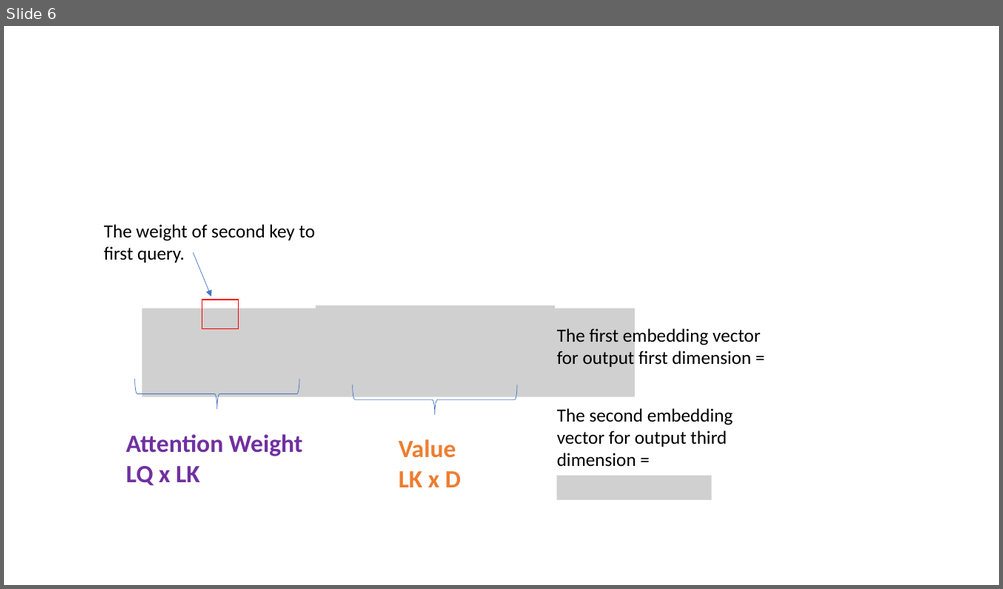
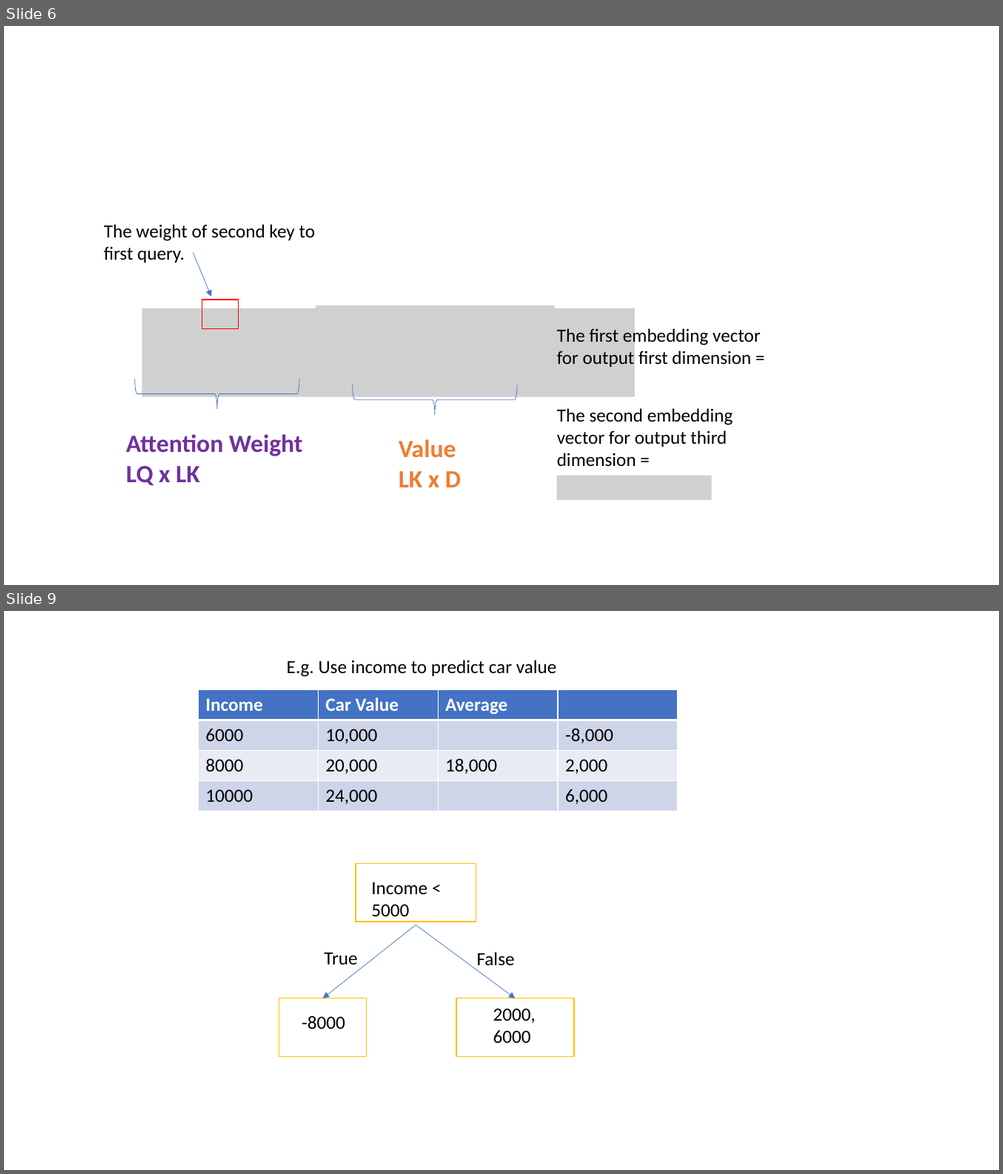
Before and after one commit to beckswu/beckswu.github.io, a slide deck: img/post/Natural-Language-Processing/course2/formula.pptx. Shown one above the other, each under a label of ours: slide 6 before the commit, slides 6 and 9 after it; the slides between them are not shown. The pictures are 1003x589 and 1003x1174 pixels, drawn with LibreOffice and Linux fonts; fonts in the diff are those of the drawing; grey boxes stand for pictures. Boxes give left, top, right and bottom in pixels: in the first picture for what was removed or moved away, otherwise in the second. Text is boxed around its words. In the diff, an @@ line names an element or a change of style, - is before the commit and + after.

```diff
--- a/img/post/Natural-Language-Processing/course2/formula.pptx
+++ b/img/post/Natural-Language-Processing/course2/formula.pptx
@@ slide 9 added at bbox=[4, 611, 999, 1170], background #FFFFFF @@
@@ text added at bbox=[287, 660, 557, 677], 18 pt, text #000000 @@
+E.g. Use income to predict car value
@@ table added at bbox=[198, 690, 678, 811], 4 rows, 4 columns @@
+Income | Car Value | Average | 
+6000 | 10,000 |  | -8,000
+8000 | 20,000 | 18,000 | 2,000
+10000 | 24,000 |  | 6,000
@@ rectangle added at bbox=[356, 864, 475, 922], outline #FFC000 1 pt @@
@@ text added at bbox=[371, 882, 427, 922], 18 pt, text #000000 @@
+Income < 5000
@@ arrow added from (416, 925) to (323, 999), #4472C4 0.5 pt @@
@@ arrow added from (416, 925) to (515, 999), #4472C4 0.5 pt @@
@@ text added at bbox=[324, 952, 357, 965], 18 pt, text #000000 @@
+True
@@ text added at bbox=[477, 952, 515, 965], 18 pt, text #000000 @@
+False
@@ rectangle added at bbox=[279, 999, 367, 1057], outline #FFC000 1 pt @@
@@ rectangle added at bbox=[456, 999, 574, 1057], outline #FFC000 1 pt @@
@@ text added at bbox=[493, 1008, 535, 1043], 18 pt, text #000000 @@
+2000, 6000
@@ text added at bbox=[301, 1016, 345, 1030], 18 pt, text #000000 @@
+-8000
```
Also in this commit, not shown: 1 slide changed, 2 other slides added, 21 other files.
